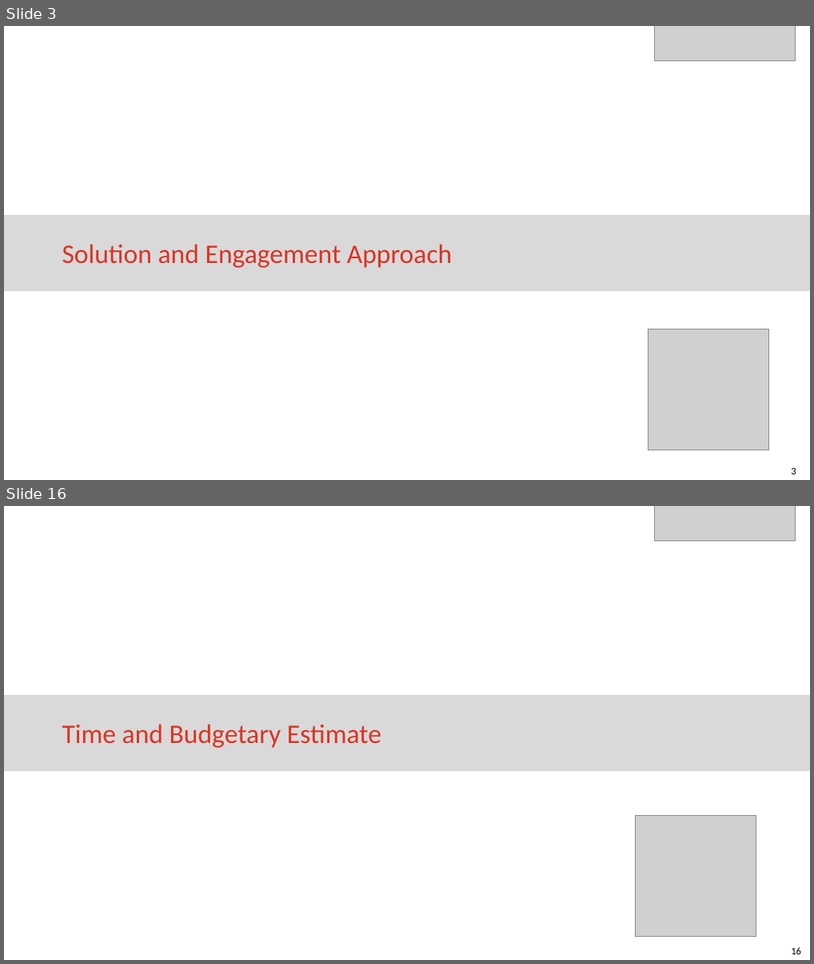
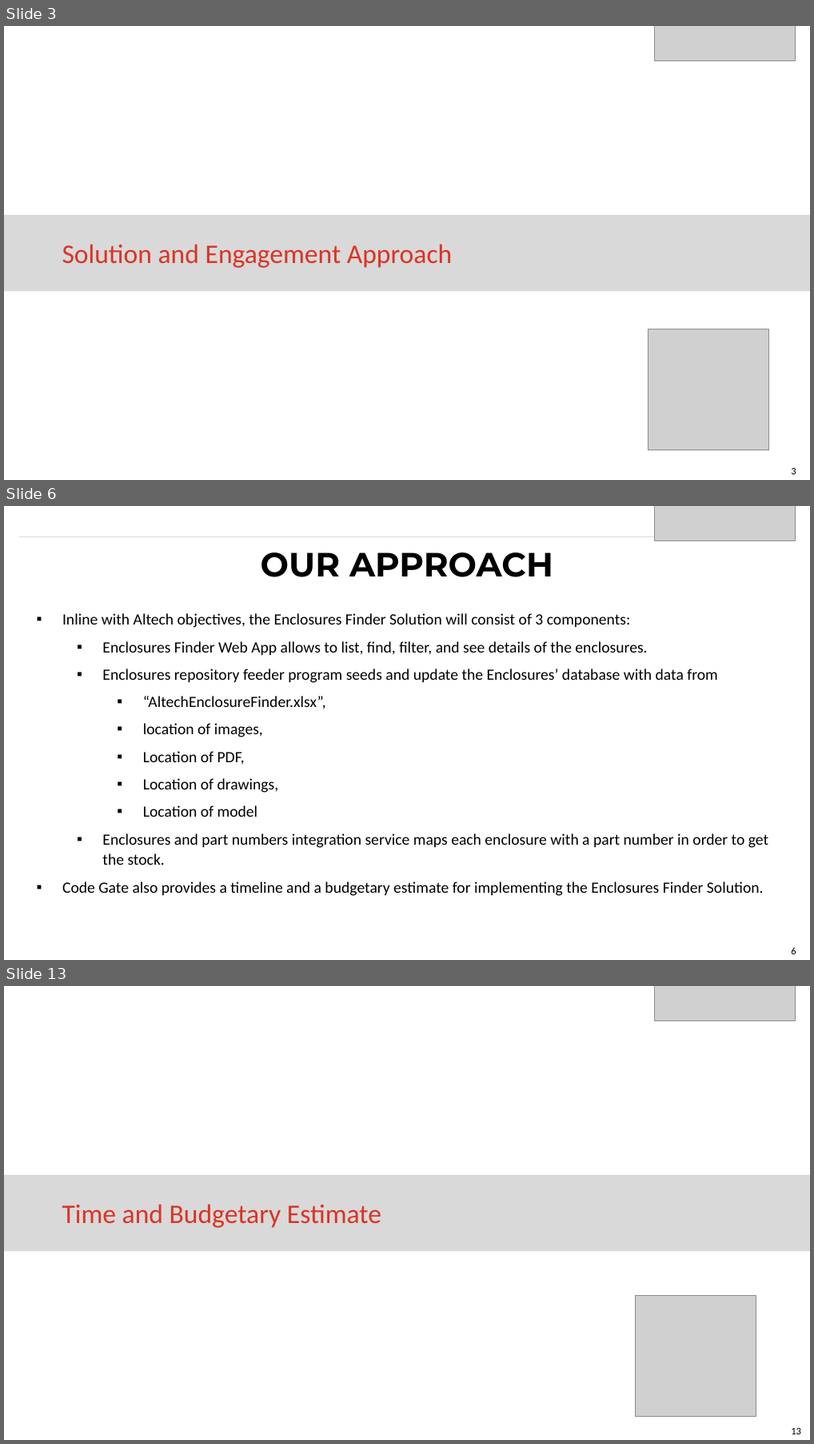
Before and after one commit to eaitbrahim/AltechEnclosures, a slide deck: Code Gate Proposal to Altech for Enclosures App.pptx. Shown one above the other, each under a label of ours: slides 3 and 16 before the commit, slides 3, 6 and 13 after it; the slides between them are not shown. The pictures are 814x964 and 814x1444 pixels, drawn with LibreOffice and Linux fonts; fonts in the diff are those of the drawing; grey boxes stand for pictures. Boxes give left, top, right and bottom in pixels: in the first picture for what was removed or moved away, otherwise in the second. Text is boxed around its words. In the diff, an @@ line names an element or a change of style, - is before the commit and + after.

```diff
--- a/Code Gate Proposal to Altech for Enclosures App.pptx
+++ b/Code Gate Proposal to Altech for Enclosures App.pptx
@@ slide 6 added at [4,506,810,960], background #FFFFFF; not listed: 1 template element that a slide beside it also shows @@
@@ picture added at [654,506,796,540] @@
@@ line added from (19, 536) to (795, 536), #D9D9D9 0.75 pt @@
@@ title added at [261,552,554,577], 30 pt, text #000000, bold @@
+OUR APPROACH
@@ text added at [62,613,769,896], 14 pt, text #000000 @@
+▪ Inline with Altech objectives, the Enclosures Finder Solution will consist of 3 components:
+  ▪ Enclosures Finder Web App allows to list, find, filter, and see details of the enclosures.
+  ▪ Enclosures repository feeder program seeds and update the Enclosures’ database with data from
+    ▪ “AltechEnclosureFinder.xlsx”,
+    ▪ location of images,
+    ▪ Location of PDF,
+    ▪ Location of drawings,
+    ▪ Location of model
+  ▪ Enclosures and part numbers integration service maps each enclosure with a part number in order to get the stock.
+▪ Code Gate also provides a timeline and a budgetary estimate for implementing the Enclosures Finder Solution.
@@ what was slide 16 is now slide 13 @@
@@ page number at [791,1428,802,1434]: text changed @@
-16
+13
```
Also in this commit, not shown: 6 slides changed, 6 other slides added, 10 slides removed.
